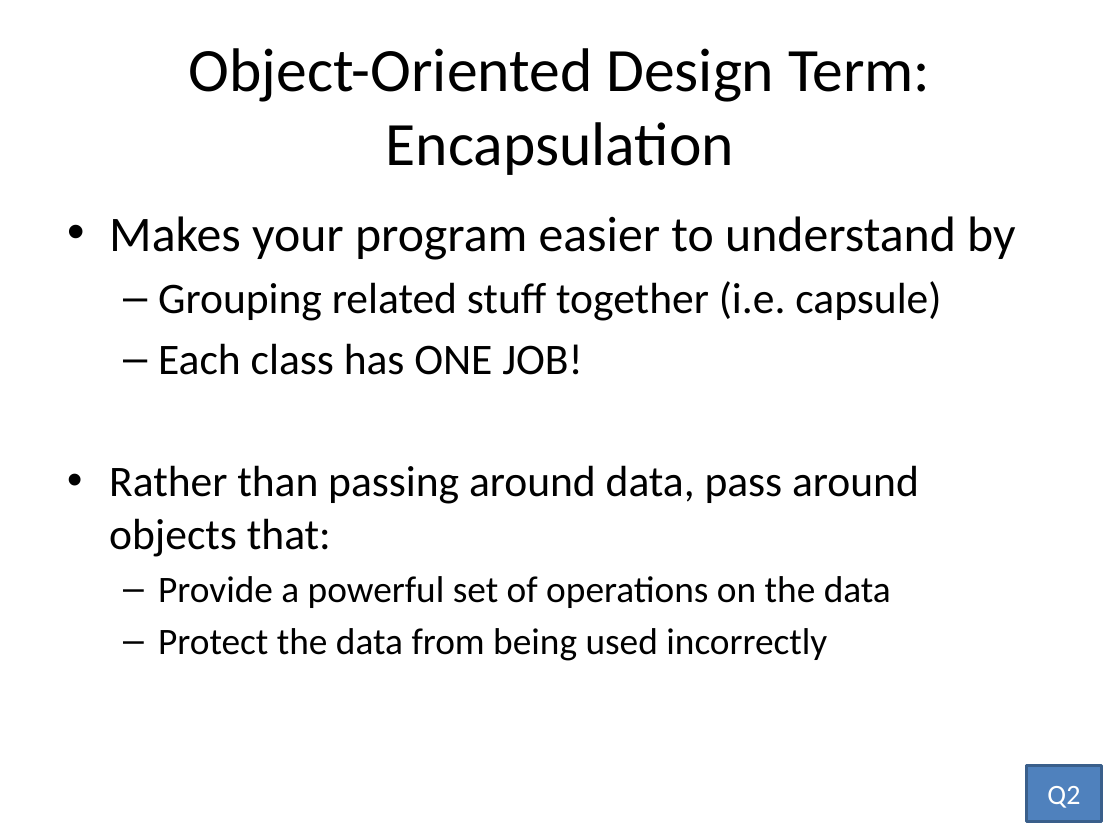
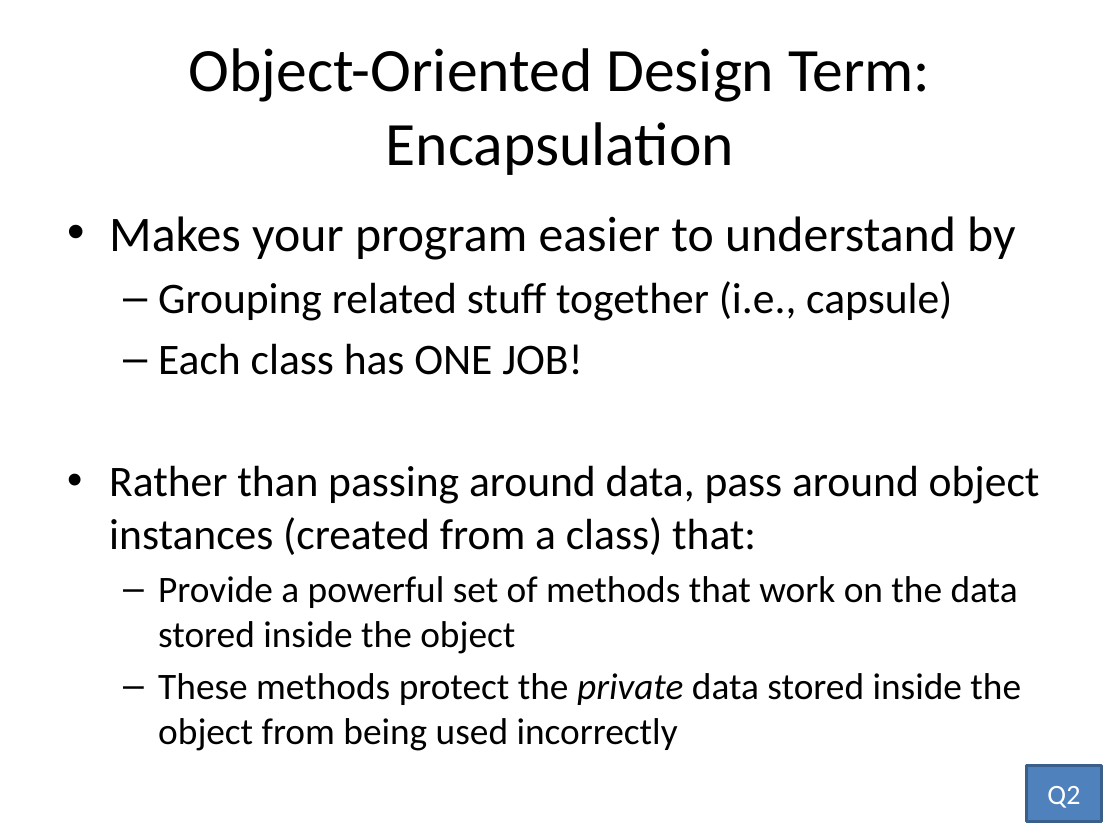
Before and after one commit to RHIT-CSSE/csse220, a slide deck: slide 35 of ClassMaterials/Encapsulation/Slides/Encapsulation.pptx. Drawn at 1120x840 pixels with LibreOffice and Linux fonts; fonts in the diff are those of the drawing. Boxes give left, top, right and bottom in pixels: in the first picture for what was removed or moved away, otherwise in the second. Text is boxed around its words. In the diff, an @@ line names an element or a change of style, - is before the commit and + after.

```diff
--- a/ClassMaterials/Encapsulation/Slides/Encapsulation.pptx
+++ b/ClassMaterials/Encapsulation/Slides/Encapsulation.pptx
@@ text at box(158, 281, 952, 321): text changed @@
-  – Grouping related stuff together (i.e. capsule)
+  – Grouping related stuff together (i.e., capsule)
@@ text at box(109, 465, 1040, 751): text changed @@
-• Rather than passing around data, pass around objects that:
-  – Provide a powerful set of operations on the data
-  – Protect the data from being used incorrectly
+• Rather than passing around data, pass around object instances (created from a class) that:
+  – Provide a powerful set of methods that work on the data stored inside the object
+  – These methods protect the private data stored inside the object from being used incorrectly
```
Also in this commit, not shown: 18 other slides changed, 3 slides added, 3 slides removed.
